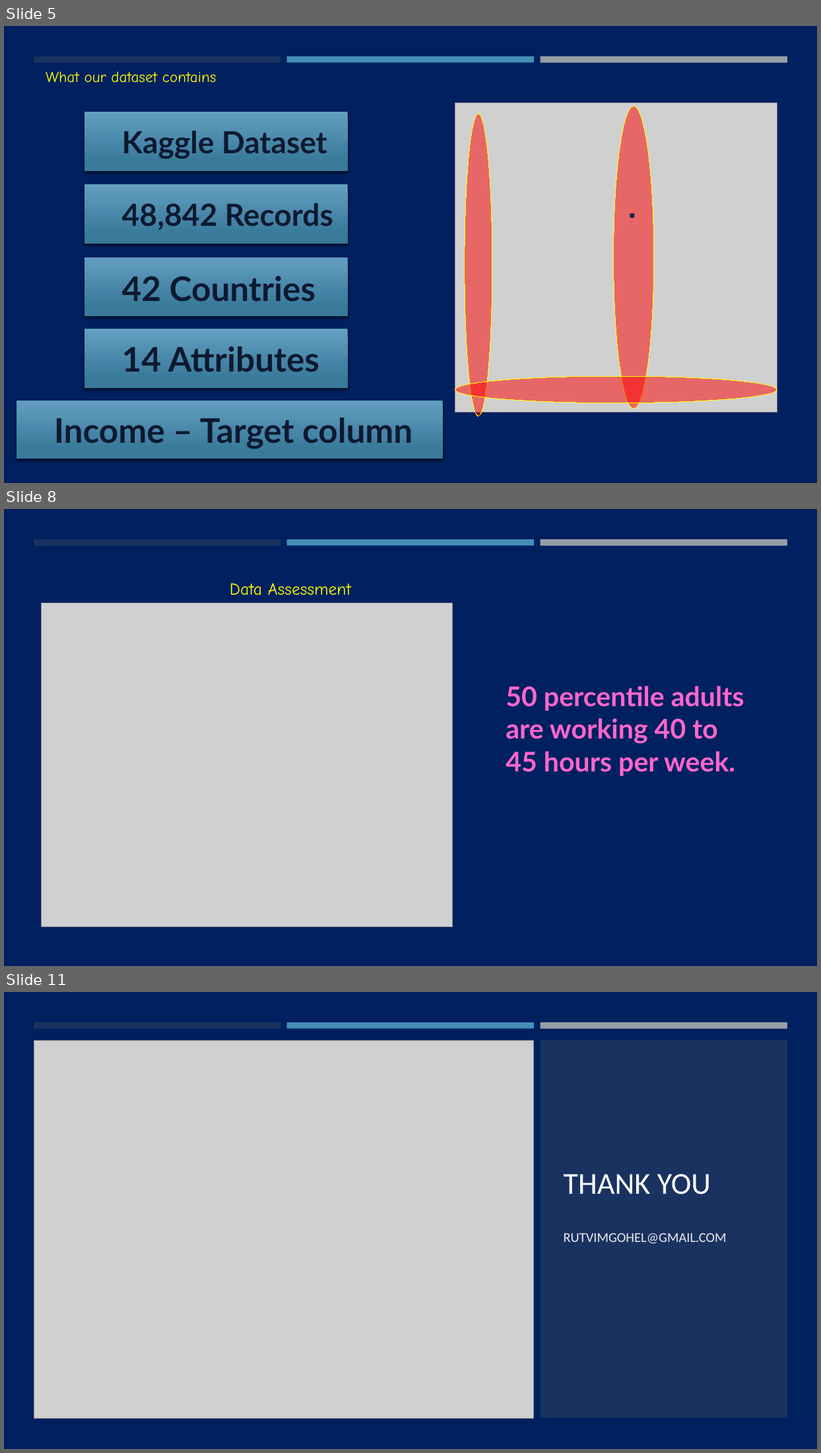
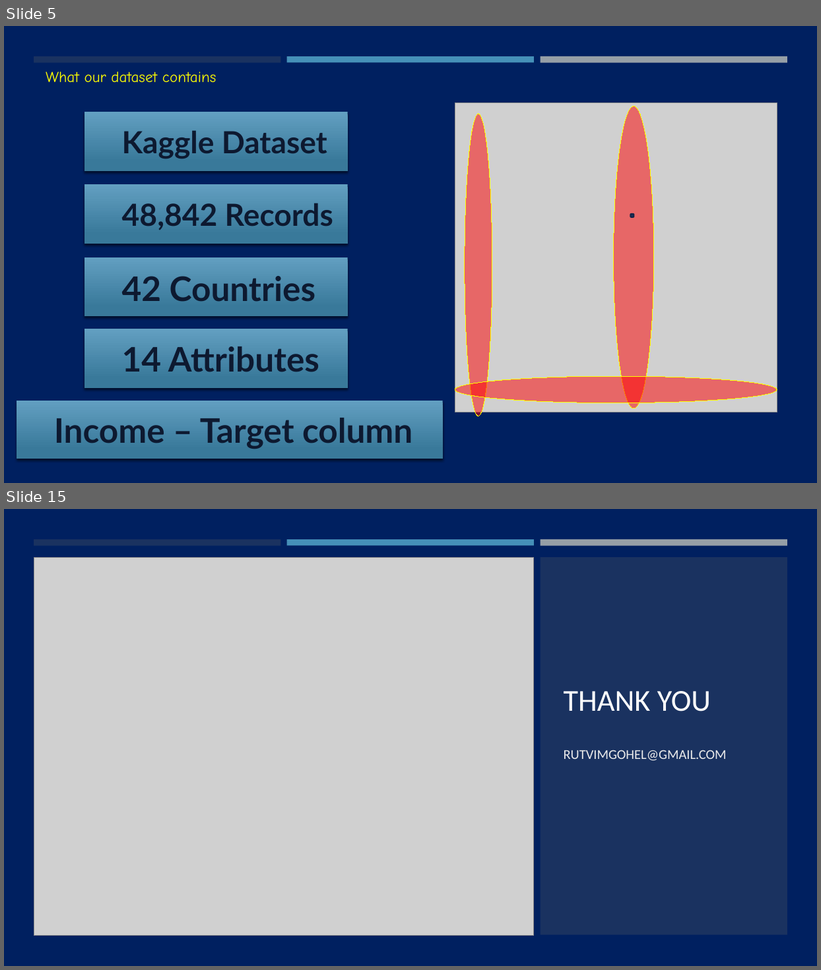
Before and after one commit to PassionateDataScientist/adult_income, a slide deck: Adult income prediction.pptx. Shown one above the other, each under a label of ours: slides 5, 8 and 11 before the commit, slides 5 and 15 after it; the slides between them are not shown. The pictures are 821x1453 and 821x970 pixels, drawn with LibreOffice and Linux fonts; fonts in the diff are those of the drawing; grey boxes stand for pictures; background and template pictures are left out. Boxes give left, top, right and bottom in pixels: in the first picture for what was removed or moved away, otherwise in the second. Text is boxed around its words. In the diff, an @@ line names an element or a change of style, - is before the commit and + after.

```diff
--- a/Adult income prediction.pptx
+++ b/Adult income prediction.pptx
@@ slide 8 removed at bbox=[4, 509, 817, 966], background #002060; not listed: 3 template elements that a slide beside it also shows @@
@@ text removed at bbox=[230, 583, 351, 595] @@
-Data Assessment
@@ picture removed at bbox=[41, 603, 452, 927] @@
@@ text removed at bbox=[506, 686, 745, 776] @@
-50 percentile adults are working 40 to 45 hours per week.
@@ what was slide 11 is now slide 15 @@
```
Also in this commit, not shown: 2 slides changed, 7 slides added, 2 other slides removed, 2 other files.
